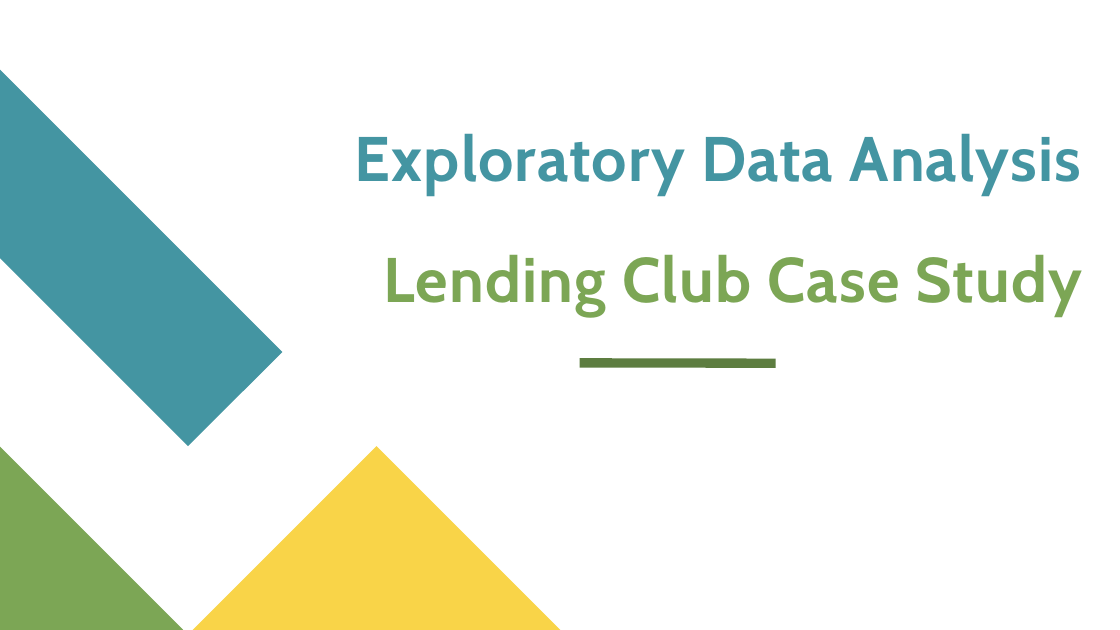
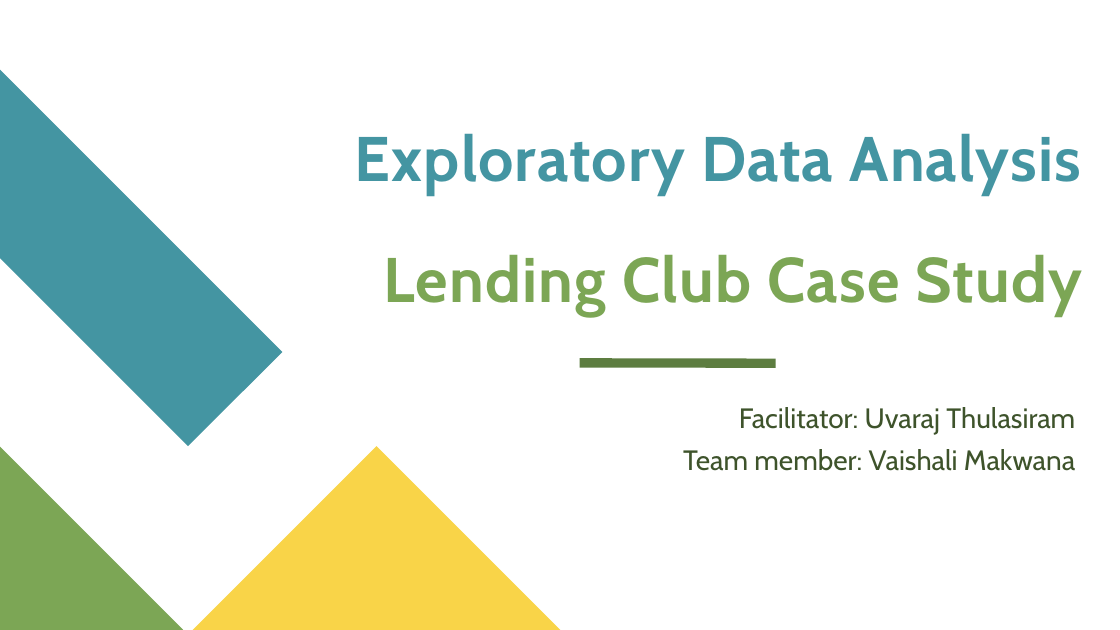
Before and after one commit to uvarajthulasiram/LendingClubCaseStudy, a slide deck: slide 1 of UvarajThulasiram.pptx. Drawn at 1120x630 pixels with LibreOffice and Linux fonts; fonts in the diff are those of the drawing. Boxes give left, top, right and bottom in pixels: in the first picture for what was removed or moved away, otherwise in the second. Text is boxed around its words. In the diff, an @@ line names an element or a change of style, - is before the commit and + after.

Commit message:
Updated the file name Updated pptx changes from Vaishali Printed presentation to pdf.

```diff
--- a/UvarajThulasiram.pptx
+++ b/UvarajThulasiram.pptx
@@ text added at [683, 407, 1075, 471], 24 pt, text #3E532A @@
+Facilitator: Uvaraj Thulasiram
+Team member: Vaishali Makwana
```
Also in this commit, not shown: 3 other slides changed, 2 other files.
